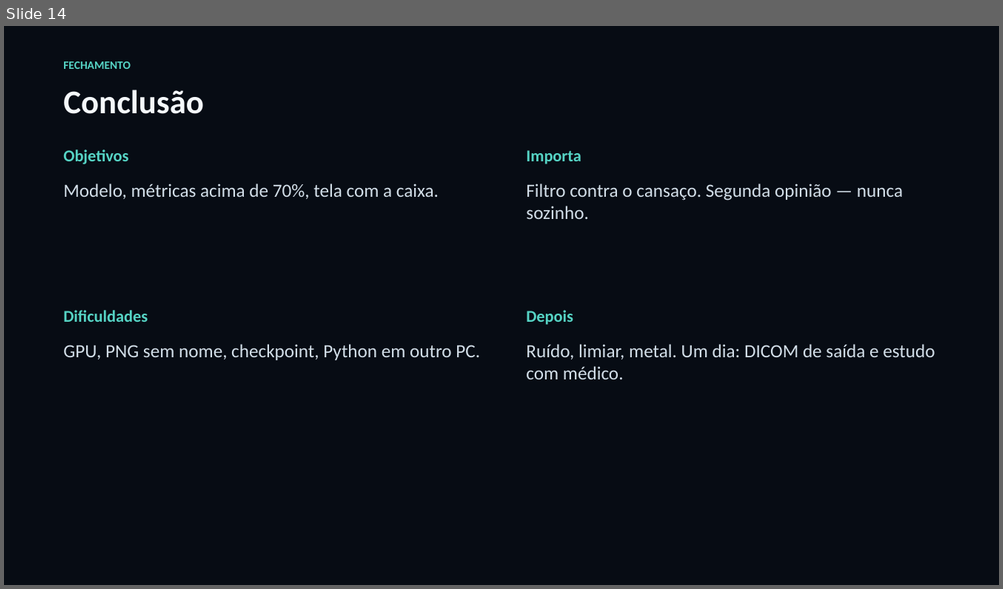
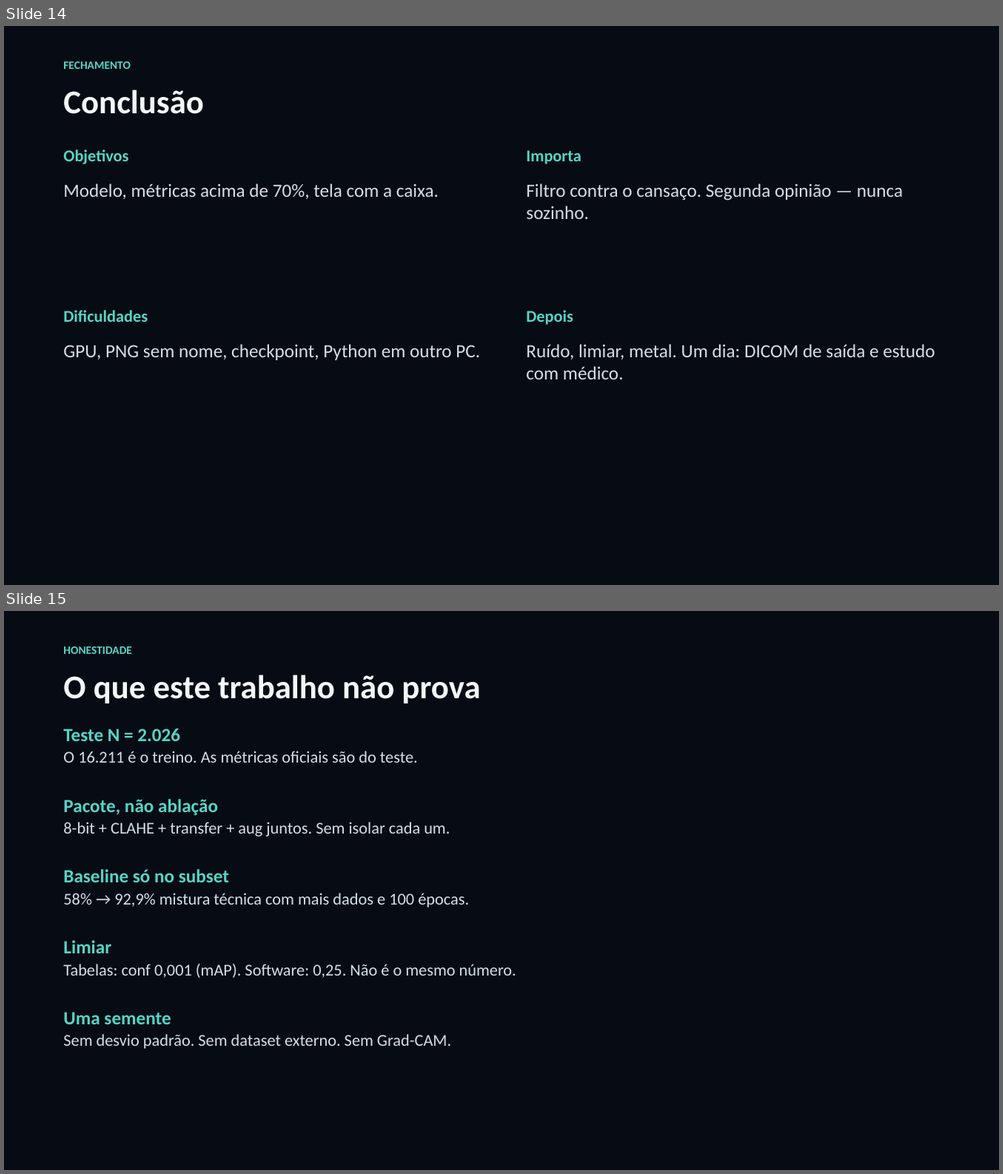
Before and after one commit to CyberZbt/tcc-radilumen, a slide deck: ENTREGA_BANCA_PG_II/3_apresentacao/Apresentacao_PG_II_Lucas_Zabot.pptx. Shown one above the other, each under a label of ours: slide 14 before the commit, slides 14 and 15 after it. The pictures are 1003x589 and 1003x1174 pixels, drawn with LibreOffice and Linux fonts; fonts in the diff are those of the drawing. Boxes give left, top, right and bottom in pixels: in the first picture for what was removed or moved away, otherwise in the second. Text is boxed around its words. In the diff, an @@ line names an element or a change of style, - is before the commit and + after.

```diff
--- a/ENTREGA_BANCA_PG_II/3_apresentacao/Apresentacao_PG_II_Lucas_Zabot.pptx
+++ b/ENTREGA_BANCA_PG_II/3_apresentacao/Apresentacao_PG_II_Lucas_Zabot.pptx
@@ slide 15 added at box(4, 611, 999, 1170), background #FFFFFF @@
@@ rectangle added at box(4, 611, 999, 1170), fill #070C14 @@
@@ text added at box(63, 647, 132, 654), 11 pt, text #56D4C5, bold @@
+HONESTIDADE
@@ text added at box(63, 675, 480, 703), 32 pt, text #F4F8FB, bold @@
+O que este trabalho não prova
@@ text added at box(63, 729, 180, 741), 18 pt, text #56D4C5, bold @@
+Teste N = 2.026
@@ text added at box(63, 751, 418, 763), 16 pt, text #D2DEE8 @@
+O 16.211 é o treino. As métricas oficiais são do teste.
@@ text added at box(63, 799, 218, 815), 18 pt, text #56D4C5, bold @@
+Pacote, não ablação
@@ text added at box(63, 822, 449, 837), 16 pt, text #D2DEE8 @@
+8-bit + CLAHE + transfer + aug juntos. Sem isolar cada um.
@@ text added at box(63, 869, 229, 883), 18 pt, text #56D4C5, bold @@
+Baseline só no subset
@@ text added at box(63, 893, 469, 908), 16 pt, text #D2DEE8 @@
+58% → 92,9% mistura técnica com mais dados e 100 épocas.
@@ text added at box(63, 940, 111, 954), 18 pt, text #56D4C5, bold @@
+Limiar
@@ text added at box(63, 964, 516, 978), 16 pt, text #D2DEE8 @@
+Tabelas: conf 0,001 (mAP). Software: 0,25. Não é o mesmo número.
@@ text added at box(63, 1012, 170, 1025), 18 pt, text #56D4C5, bold @@
+Uma semente
@@ text added at box(63, 1034, 451, 1049), 16 pt, text #D2DEE8 @@
+Sem desvio padrão. Sem dataset externo. Sem Grad-CAM.
```
Also in this commit, not shown: 18 other files.
